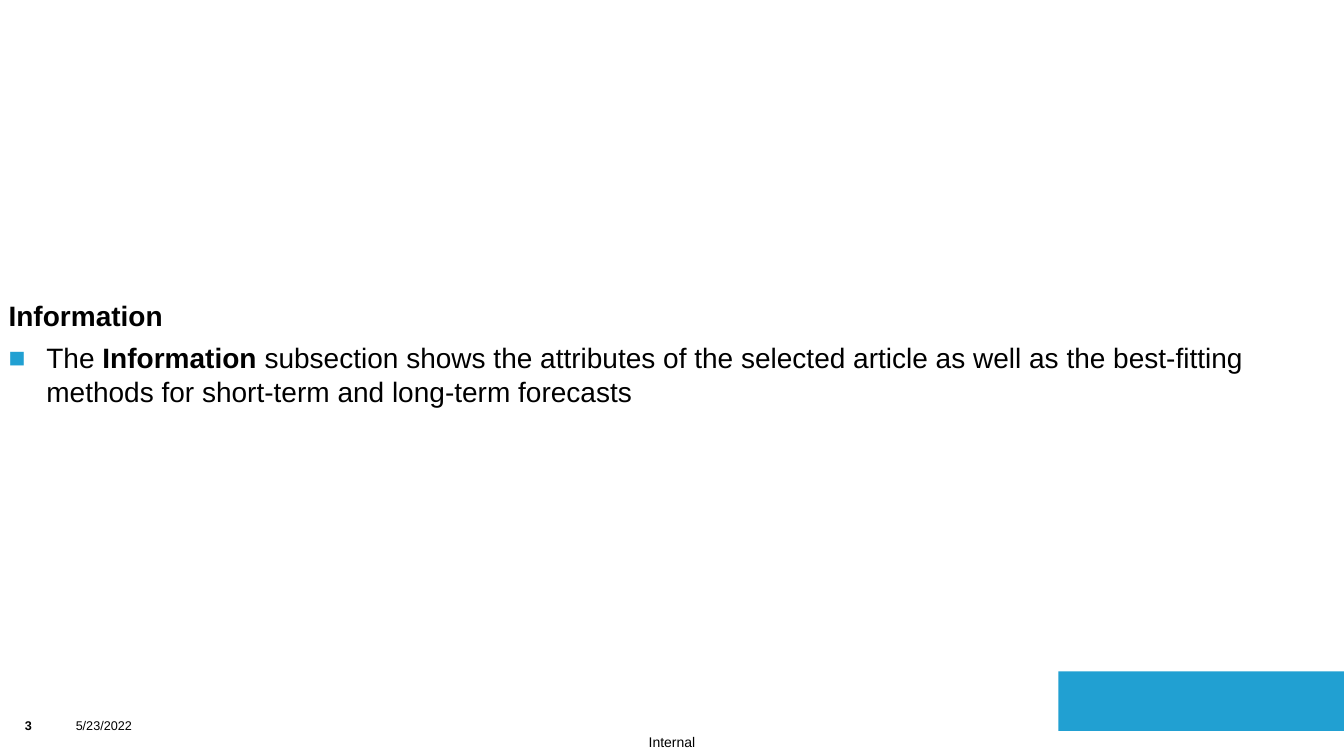
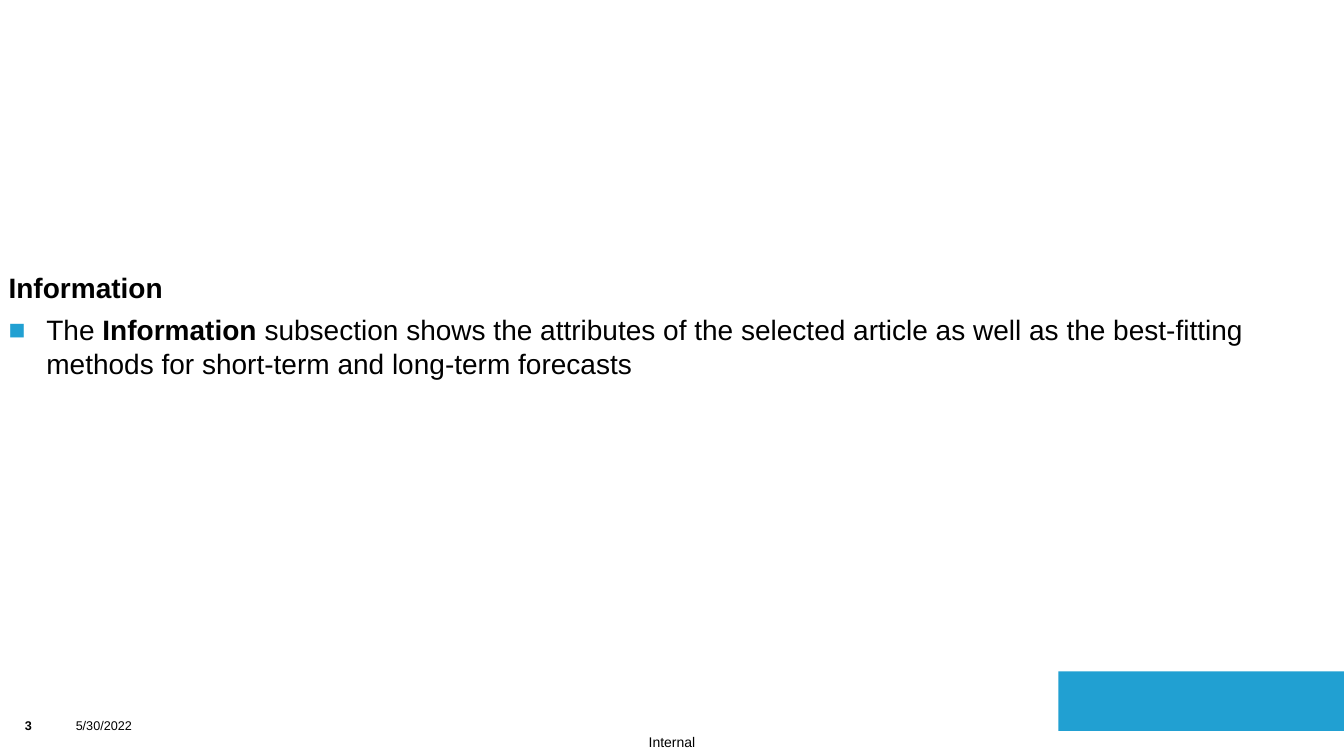
Before and after one commit to saskiaha/FSS_TeamProject, a slide deck: slide 3 of src/assets/ADFUserManual.pptx. Drawn at 1344x756 pixels with LibreOffice and Linux fonts; fonts in the diff are those of the drawing; background and template pictures are left out. Boxes give left, top, right and bottom in pixels: in the first picture for what was removed or moved away, otherwise in the second. Text is boxed around its words. In the diff, an @@ line names an element or a change of style, - is before the commit and + after.

```diff
--- a/src/assets/ADFUserManual.pptx
+++ b/src/assets/ADFUserManual.pptx
@@ text "Information": place and size @@
-text "Information" at [9,305,1242,407]
+text "Information" at [9,277,1242,379]
@@ text at [76,721,132,730]: text changed @@
-5/23/2022
+5/30/2022
```
Also in this commit, not shown: 3 other slides changed, 11 other files.
